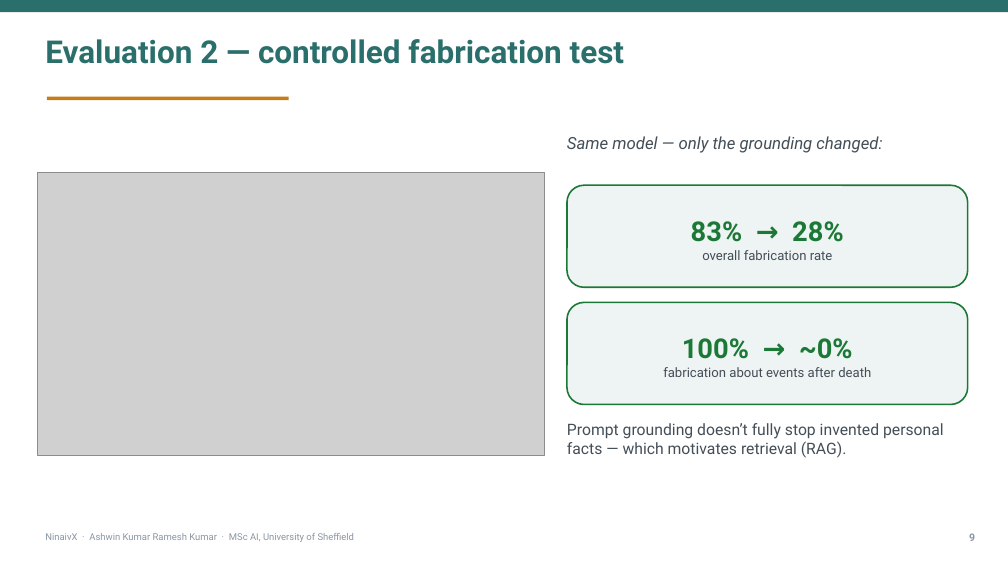
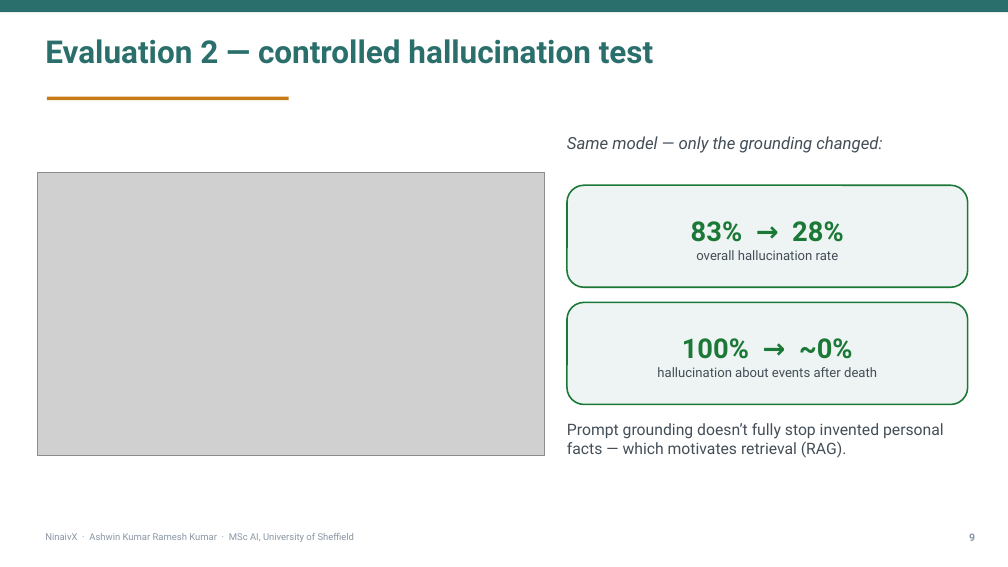
Before and after one commit to HITMAN-AK/NinaivX, a slide deck: slide 10 of backend/docs/report/NinaivX-Presentation-Full.pptx. Drawn at 1008x567 pixels with LibreOffice and Linux fonts; fonts in the diff are those of the drawing; grey boxes stand for pictures. Boxes give left, top, right and bottom in pixels: in the first picture for what was removed or moved away, otherwise in the second. Text is boxed around its words. In the diff, an @@ line names an element or a change of style, - is before the commit and + after.

```diff
--- a/backend/docs/report/NinaivX-Presentation-Full.pptx
+++ b/backend/docs/report/NinaivX-Presentation-Full.pptx
@@ text at [45, 39, 653, 64]: text changed @@
-Evaluation 2 — controlled fabrication test
+Evaluation 2 — controlled hallucination test
@@ text at [696, 250, 839, 260]: text changed @@
-overall fabrication rate
+overall hallucination rate
@@ text at [657, 367, 877, 377]: text changed @@
-fabrication about events after death
+hallucination about events after death
```
Also in this commit, not shown: 5 other slides changed, 5 other files.
